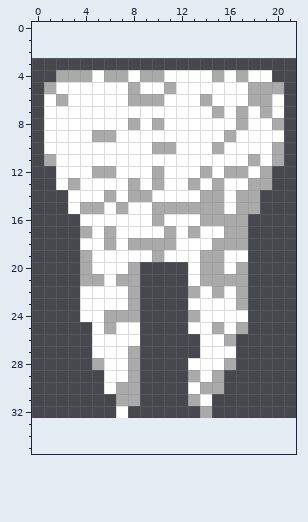
Edited in one commit: pixel-art sprite (resources/images/common0.png). The first picture shows the starting point.
The file is 22x30 pixels. The old version is drawn lined up with the new one, on the new canvas.
After:
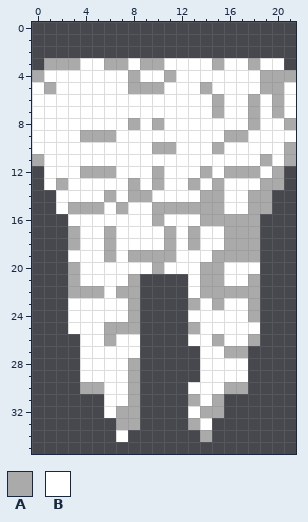
Palette (. is transparent): A #aaaaaa  B #ffffff
Edits made:
canvas 22x30 -> 22x36, the old top-left corner now at 0,3
Changed rows in their new state; - is an unchanged pixel.
first column x 0:
 3 -AAABBAABAABBBBABBABB-
 4 ABBBB-BBABBA---B-B-AAA
 5 B--------AAB--A---B--B
 6 B-B-----BBB---BA---BAB
 7 B----------------BABAB
 8 B----------------BA-BA
 9 B---A------------A---B
10 B-------------------BA
11 AB----------------BABA
12 -B--A-------------ABA-
13 -BAB--------------B-A-
14 --B--------------B-A--
15 --BA-------------B-A--
16 ---B--------------A---
17 ---AB-------------A---
18 ---A----BBB--A-B--A---
19 ---BB-A-AA-A--B-AAA---
20 ---AB---BBABB----BB---
21 ---ABB-B--------BBA---
22 ---AAA-A-----BA-A-A---
23 ---B---------A-A-BA---
24 ---B--BB-----B----A---
25 ---BB--AA----A-B-BB---
26 ----B-A------B-ABBA---
27 ----B---B-------AA----
28 ----BB-------.--BB----
29 ----BB-------.-BBB----
30 ----AA-B------BBAA----
31 ------BB-------A------
32 ------BAA----B-A------
33 -------AA----AB-------
34 -------B------A-------
Pixel boxes of the changes (left, top, right, bottom) in both pictures:
changed: (32, 58, 296, 442)
